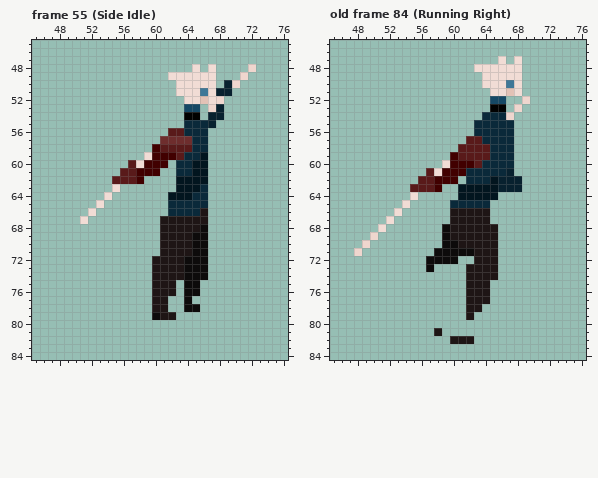
Pixel-art file: assets/GrassHops Asset Pack/characters/Sonny/sonny.aseprite. The first picture shows the starting point.
128x128 pixels, 126 frames. Colours within 5 levels of each other are drawn and written as one. Shown: frame 55 (Side Idle): x 45..76, y 45..84; old frame 84 (Running Right): x 45..76, y 45..84. The commit also changed other frames, which this record leaves out.
The result:
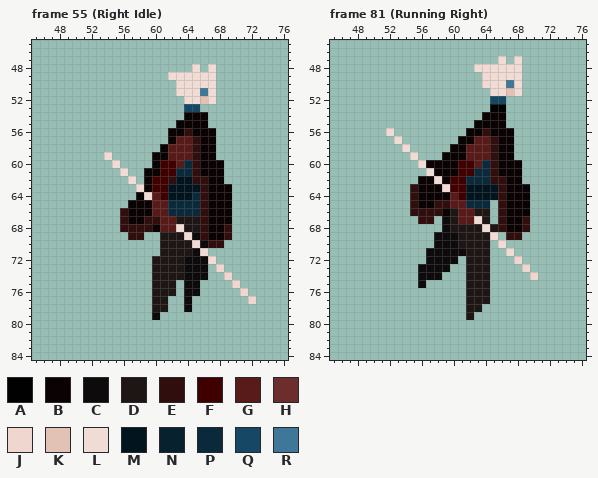
Palette (. is transparent): A #010101  B #0b0303  C #0d0b0b  D #1e1515  E #300e0e  F #410000  G #591a1a  H #6e2d2d  J #efd6ce  K #e3c2b6  L #f1dcd5  M #02151f  N #08212f  P #0a293a  Q #164865  R #3e7797
Author's note on the commit: Got up to date with master
Change:
frames 126 -> 119
Changed rows in their new state; - is an unchanged pixel.
Frame 55 (Right Idle):
first column x 51:
48 ---------------------.
49 --------------------.-
50 ------------------..--
51 -----------------..---
52 -----------------.----
53 ----------------..----
54 -------------BBB..----
55 ------------BBBB.-----
56 -----------BBEBBB-----
57 ----------.BGGEBB-----
58 ---------.B---EBB-----
59 ---L----.BBG-GEBB-----
60 ----L-...B-FG-EBBB----
61 -----L..BBFF--EBBB----
62 ----..L.BFFE--EEBB----
63 ----.--LBFFM---EBBB---
64 ---.---BLGF----EBBB---
65 --.---BBBGG----EBBB---
66 -.---EBBBGG----EBBB---
67 .----EBBEEGG---EBBB---
68 -----EEEEBGGL--EBBE---
69 ------EE-----L-EBBE---
70 --------------L-EE----
71 ---------------L------
72 ----------------L-----
73 -----------------J----
74 ------------------J---
75 -------------------J--
76 --------------------J-
77 ---------------------J
78 --------------.-------
79 ----------..----------
Frame 81 (Running Right) against old frame 84 (Running Right):
first column x 48:
52 ---------------------.-
53 --------------------.--
54 ----------------BBB.---
55 ---------------BBBB.---
56 ----L---------BBEBBB---
57 -----L-------BB-GEBB---
58 ------L-----BB---EBB---
59 -------L---BBB---EBB---
60 --------LBBBB----EBBB--
61 ---------LBBB-F--EBBB--
62 --------BBLB-F---EEBB--
63 -------EBBBLFF----EBBB-
64 -------EBBBBGF----EBBB-
65 ------.EBBEEGG----EBBB-
66 -----.-EEEEB-GG---EBBB-
67 ----.---EE-C-GGL--EBBE-
68 ---.------------L-EBBE-
69 --.-------C-C----L-EE--
70 -.--------C------.L----
71 .--------C----D--.-L---
72 --------------D--.--J--
73 --------C-CC-----.---J-
74 --------CCC------.----J
75 --------C--------------
first column x 58:
81 .----
82 --...
